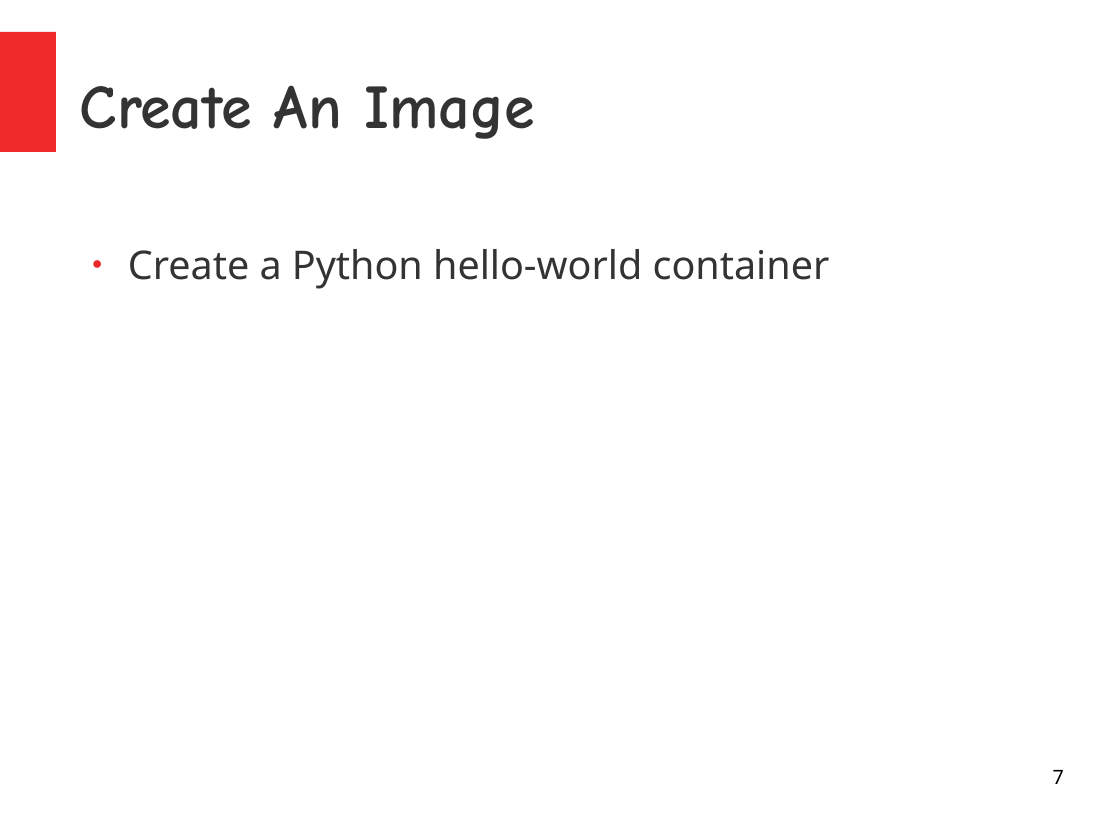
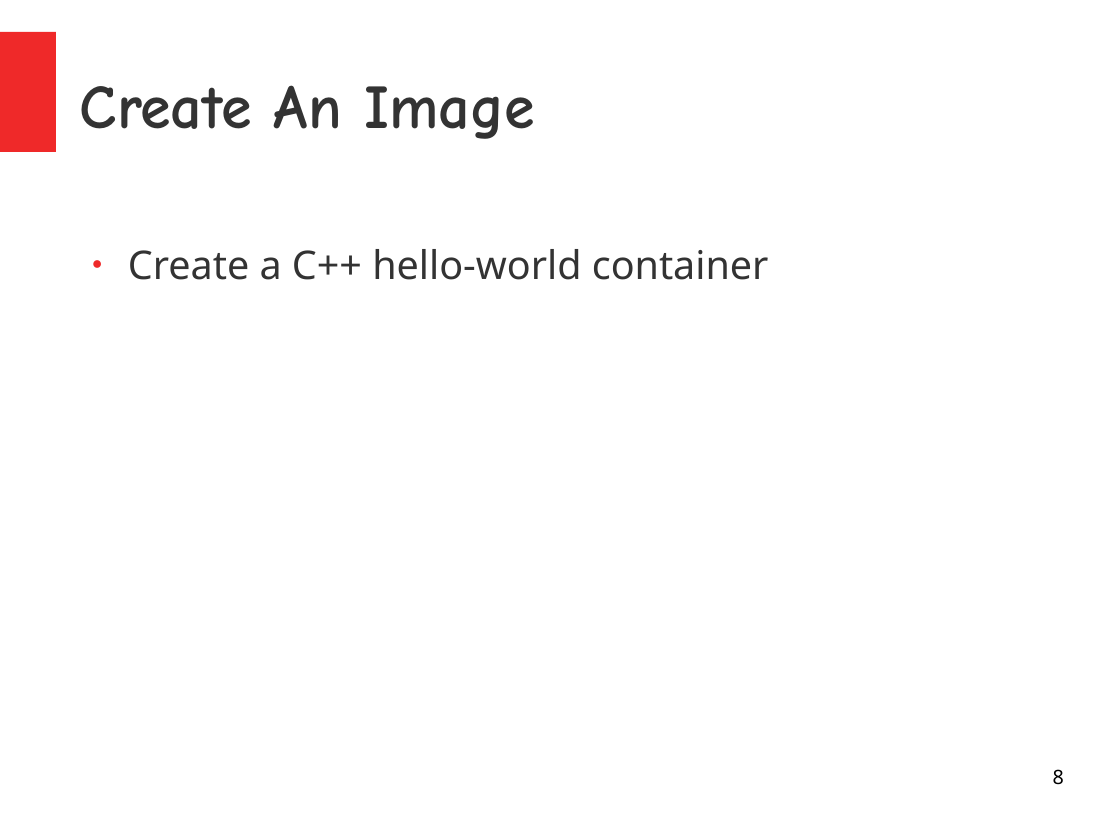
Before and after one commit to kislaykishore/microservices, a slide deck: slide 8 of Containers.odp (slide 7 before the commit). Drawn at 1120x840 pixels with LibreOffice and Linux fonts; fonts in the diff are those of the drawing. Boxes give left, top, right and bottom in pixels: in the first picture for what was removed or moved away, otherwise in the second. Text is boxed around its words. In the diff, an @@ line names an element or a change of style, - is before the commit and + after.

```diff
--- a/Containers.odp
+++ b/Containers.odp
@@ text at box(128, 249, 769, 280): text changed @@
-● Create a Python hello-world container
+● Create a C++ hello-world container
@@ page number at box(1053, 769, 1064, 785): text changed @@
-7
+8
```
Also in this commit, not shown: 1 other slide changed, 1 slide added, 2 other files.
